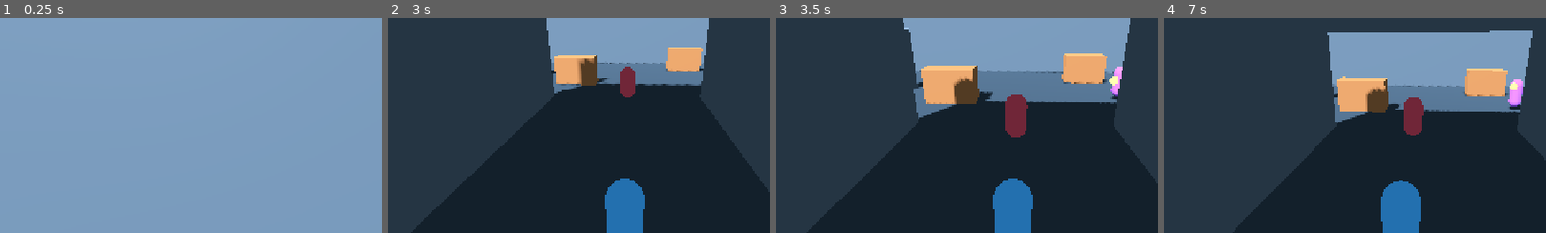
Above: before the commit, frames 1-4 (left to right).
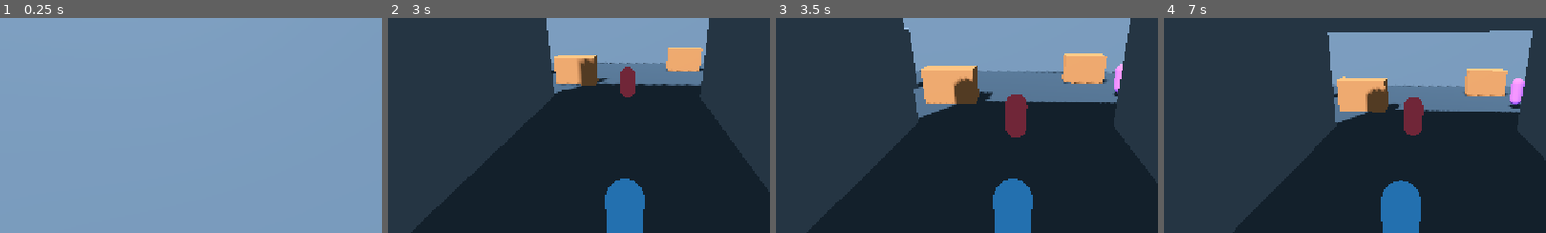
Above: after the commit, the same moments.

Repository: DJ5harma/hellscape
Game: Godot game, scene res://main.tscn
Two runs of this game, one before a commit and one after it. Both use one fixed random seed, a clock stepped at 60 frames per second and the inputs below.
Inputs (mouse positions are % of the whole screen's width and height, from its top left):
- Up to frame 1 (0.25 s): no input
- Up to frame 2 (3 s): tap Enter at 0.5 s; move the mouse to (55, 50) at 0.52 s; hold Up (ui_up) from 0.53 s (still down); tap 1 at 0.6 s; tap Space at 0.77, 1.52 s; move the mouse to (45, 50) at 1.27 s; tap 2 at 1.35 s; move the mouse to (52, 48) at 2.02 s; tap 3 at 2.1 s; move the mouse to (49, 52) at 2.77 s; tap Shift at 2.85 s
- Up to frame 3 (3.5 s): keep holding Up (ui_up); tap Space at 3.02 s
- Up to frame 4 (7 s): move the mouse to (57, 51) at 3.52 s; tap R at 3.6 s; tap Space at 3.77, 4.52, 6.02, 6.77 s; move the mouse to (42, 49) at 4.27 s; tap 1 at 4.35 s; move the mouse to (51, 50) at 5.02 s; tap 2 at 5.1 s; move the mouse to (46, 48) at 5.77 s; release Up (ui_up) at 5.78 s; hold Right (ui_right) 5.78-6.53 s; tap 3 at 5.85 s; move the mouse to (55, 50) at 6.52 s; hold Up (ui_up) from 6.53 s (still down); tap Shift at 6.6 s
The pictures show only the part of the screen within x 19-69%, y 20-70%; the shares and areas given below are measured in that part.

Frames 1-2 are identical in both runs. In frame 3, 0.2% of the frame differs, in the area x 87-91%, y 21-38%; in frame 4, 0.2%, in the area x 90-95%, y 28-44%.
Error after the commit: Invalid assignment of property or key 'modulate' with value of type 'Color' on a base object of type 'MeshInstance3D'. (res://player.gd:116)

Commit message:
restructure further

Diff:
--- a/main.gd
+++ b/main.gd
@@ -1,11 +1,8 @@
 extends Node3D
 
-const PLAYER_SCRIPT := preload("res://player.gd")
-const ENEMY_SCRIPT := preload("res://enemy.gd")
-const RANGED_ENEMY_SCRIPT := preload("res://ranged_enemy.gd")
-const ALLY_SCRIPT := preload("res://ally.gd")
 const MOBILE_CONTROLS_SCRIPT := preload("res://mobile_controls.gd")
 const FEEDBACK_AUDIO_SCRIPT := preload("res://systems/feedback_audio.gd")
+const ACTOR_FACTORY_SCRIPT := preload("res://systems/actor_factory.gd")
 const LEVEL_SCRIPT := preload("res://level/graybox_level.gd")
 
 var status_label: Label
@@ -19,6 +16,7 @@
 var encounter_stage := 1
 var remaining_enemies := 2
 var feedback_audio
+var actor_factory
 var level
 
 var colors := {
@@ -34,6 +32,9 @@
 	feedback_audio = FEEDBACK_AUDIO_SCRIPT.new()
 	feedback_audio.name = "FeedbackAudio"
 	add_child(feedback_audio)
+	actor_factory = ACTOR_FACTORY_SCRIPT.new()
+	actor_factory.name = "ActorFactory"
+	add_child(actor_factory)
 	level = LEVEL_SCRIPT.new()
 	level.name = "GrayboxLevel"
 	add_child(level)
@@ -53,103 +54,22 @@
 		energy_label.text = "ENERGY %d / 100" % roundi(player.energy)
 
 func _build_player() -> void:
-	player = CharacterBody3D.new()
-	player.name = "Player"
-	player.position = Vector3(0, 1.1, 5)
-	player.set_script(PLAYER_SCRIPT)
-	var mesh_instance := MeshInstance3D.new()
-	var capsule_mesh := CapsuleMesh.new()
-	capsule_mesh.height = 1.8
-	capsule_mesh.radius = 0.4
-	mesh_instance.mesh = capsule_mesh
-	var material := StandardMaterial3D.new()
-	material.albedo_color = Color("#55b7ff")
-	capsule_mesh.material = material
-	player.add_child(mesh_instance)
-	var collision := CollisionShape3D.new()
-	var capsule_shape := CapsuleShape3D.new()
-	capsule_shape.height = 1.8
-	capsule_shape.radius = 0.4
-	collision.shape = capsule_shape
-	player.add_child(collision)
-	add_child(player)
+	player = actor_factory.create_player(self, Vector3(0, 1.1, 5))
 
 func _build_enemy() -> void:
 	_spawn_melee_enemy("TrainingEnemy", Vector3(0, 1.1, -31))
 
 func _build_ally() -> void:
-	var ally := CharacterBody3D.new()
-	ally.name = "Companion"
-	ally.position = Vector3(-2.0, 1.1, 5.5)
-	ally.set_script(ALLY_SCRIPT)
-	ally.target = player
-	var mesh_instance := MeshInstance3D.new()
-	var capsule_mesh := CapsuleMesh.new()
-	capsule_mesh.height = 1.6
-	capsule_mesh.radius = 0.35
-	mesh_instance.mesh = capsule_mesh
-	var material := StandardMaterial3D.new()
-	material.albedo_color = Color("#4de0aa")
-	capsule_mesh.material = material
-	ally.add_child(mesh_instance)
-	var collision := CollisionShape3D.new()
-	var capsule_shape := CapsuleShape3D.new()
-	capsule_shape.height = 1.6
-	capsule_shape.radius = 0.35
-	collision.shape = capsule_shape
-	ally.add_child(collision)
-	add_child(ally)
+	actor_factory.create_ally(self, player, Vector3(-2.0, 1.1, 5.5))
 
 func _spawn_melee_enemy(enemy_name: String, spawn_position: Vector3) -> void:
-	var enemy := CharacterBody3D.new()
-	enemy.name = enemy_name
-	enemy.position = spawn_position
-	enemy.set_script(ENEMY_SCRIPT)
-	enemy.target = player
-	enemy.add_to_group("enemies")
-	var mesh_instance := MeshInstance3D.new()
-	var capsule_mesh := CapsuleMesh.new()
-	capsule_mesh.height = 1.8
-	capsule_mesh.radius = 0.45
-	mesh_instance.mesh = capsule_mesh
-	var material := StandardMaterial3D.new()
-	material.albedo_color = Color("#d84c5c")
-	capsule_mesh.material = material
-	enemy.add_child(mesh_instance)
-	var collision := CollisionShape3D.new()
-	var capsule_shape := CapsuleShape3D.new()
-	capsule_shape.height = 1.8
-	capsule_shape.radius = 0.45
-	collision.shape = capsule_shape
-	enemy.add_child(collision)
-	add_child(enemy)
+	actor_factory.create_melee_enemy(self, enemy_name, player, spawn_position)
 
 func _build_ranged_enemy() -> void:
 	_spawn_ranged_enemy("RangedEnemy", Vector3(8, 1.1, -35))
 
 func _spawn_ranged_enemy(enemy_name: String, spawn_position: Vector3) -> void:
-	var enemy := CharacterBody3D.new()
-	enemy.name = enemy_name
-	enemy.position = spawn_position
-	enemy.set_script(RANGED_ENEMY_SCRIPT)
-	enemy.target = player
-	enemy.add_to_group("enemies")
-	var mesh_instance := MeshInstance3D.new()
-	var capsule_mesh := CapsuleMesh.new()
-	capsule_mesh.height = 1.8
-	capsule_mesh.radius = 0.4
-	mesh_instance.mesh = capsule_mesh
-	var material := StandardMaterial3D.new()
-	material.albedo_color = Color("#a65de0")
-	capsule_mesh.material = material
-	enemy.add_child(mesh_instance)
-	var collision := CollisionShape3D.new()
-	var capsule_shape := CapsuleShape3D.new()
-	capsule_shape.height = 1.8
-	capsule_shape.radius = 0.4
-	collision.shape = capsule_shape
-	enemy.add_child(collision)
-	add_child(enemy)
+	actor_factory.create_ranged_enemy(self, enemy_name, player, spawn_position)
 
 func _build_hud() -> void:
 	var layer := CanvasLayer.new()
--- /dev/null
+++ b/systems/actor_factory.gd
@@ -0,0 +1,54 @@
+extends Node
+class_name ActorFactory
+
+const PLAYER_SCRIPT := preload("res://player.gd")
+const ENEMY_SCRIPT := preload("res://enemy.gd")
+const RANGED_ENEMY_SCRIPT := preload("res://ranged_enemy.gd")
+const ALLY_SCRIPT := preload("res://ally.gd")
+
+func create_player(parent: Node, spawn_position: Vector3) -> CharacterBody3D:
+	var player := _create_character(parent, "Player", spawn_position, PLAYER_SCRIPT, 1.8, 0.4, Color("#55b7ff"))
+	return player
+
+func create_ally(parent: Node, target: CharacterBody3D, spawn_position: Vector3) -> CharacterBody3D:
+	var ally := _create_character(parent, "Companion", spawn_position, ALLY_SCRIPT, 1.6, 0.35, Color("#4de0aa"))
+	ally.target = target
+	return ally
+
+func create_melee_enemy(parent: Node, enemy_name: String, target: CharacterBody3D, spawn_position: Vector3) -> CharacterBody3D:
+	var enemy := _create_character(parent, enemy_name, spawn_position, ENEMY_SCRIPT, 1.8, 0.45, Color("#d84c5c"))
+	enemy.target = target
+	enemy.add_to_group("enemies")
+	return enemy
+
+func create_ranged_enemy(parent: Node, enemy_name: String, target: CharacterBody3D, spawn_position: Vector3) -> CharacterBody3D:
+	var enemy := _create_character(parent, enemy_name, spawn_position, RANGED_ENEMY_SCRIPT, 1.8, 0.4, Color("#a65de0"))
+	enemy.target = target
+	enemy.add_to_group("enemies")
+	return enemy
+
+func _create_character(parent: Node, character_name: String, spawn_position: Vector3, script: Script, height: float, radius: float, color: Color) -> CharacterBody3D:
+	var character := CharacterBody3D.new()
+	character.name = character_name
+	character.position = spawn_position
+	character.set_script(script)
+
+	var mesh_instance := MeshInstance3D.new()
+	mesh_instance.name = "MeshInstance3D"
+	var capsule_mesh := CapsuleMesh.new()
+	capsule_mesh.height = height
+	capsule_mesh.radius = radius
+	mesh_instance.mesh = capsule_mesh
+	var material := StandardMaterial3D.new()
+	material.albedo_color = color
+	capsule_mesh.material = material
+	character.add_child(mesh_instance)
+
+	var collision := CollisionShape3D.new()
+	var capsule_shape := CapsuleShape3D.new()
+	capsule_shape.height = height
+	capsule_shape.radius = radius
+	collision.shape = capsule_shape
+	character.add_child(collision)
+	parent.add_child(character)
+	return character
Not shown, changed: ARCHITECTURE.md
